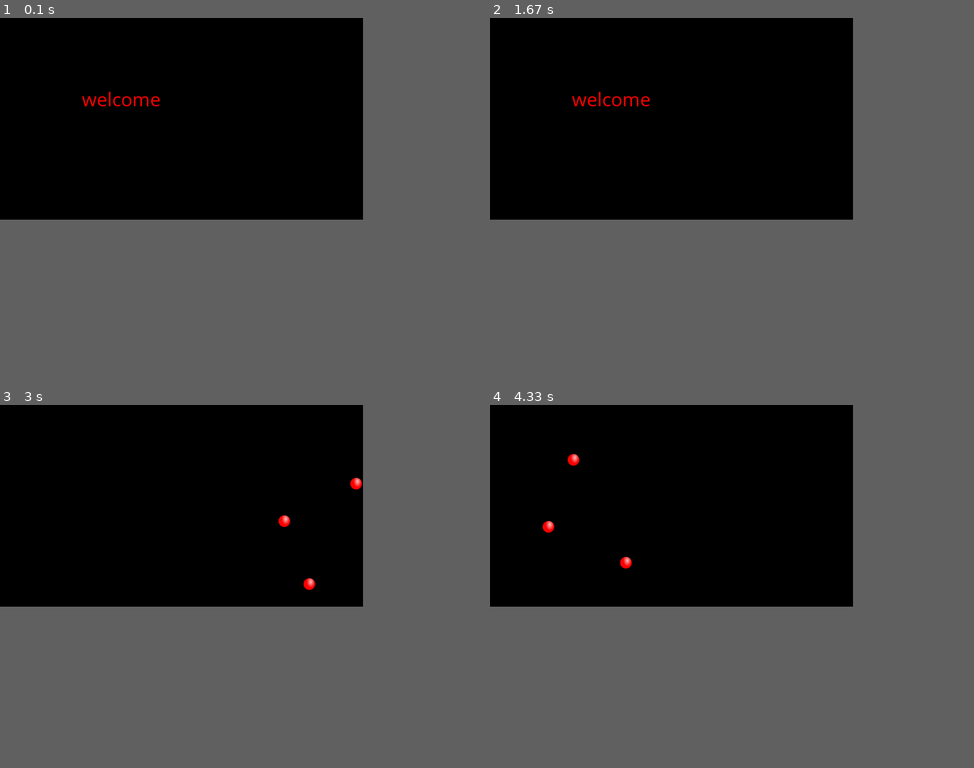
Above: before the commit, frames 1-4 (two rows, left to right).
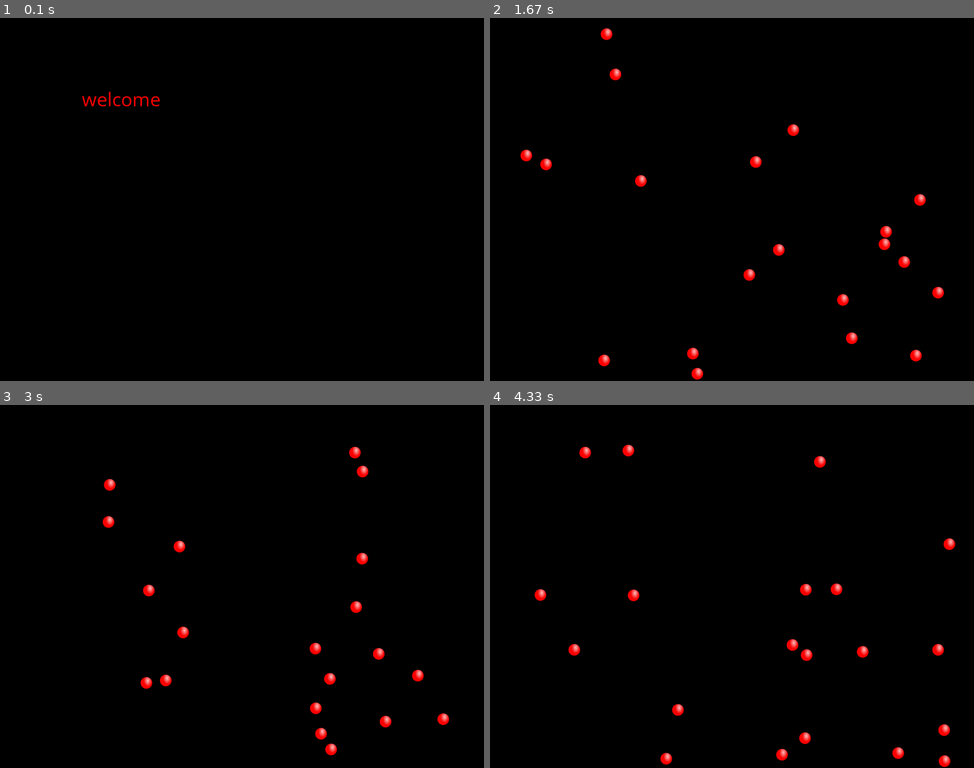
Above: after the commit, the same moments.

Repository: Nicholas-Mooney/pynotes
Game: pygame game, started from pong/balls.py
Two runs of this game, one before a commit and one after it. Both use one fixed random seed, a clock stepped at 60 frames per second and the inputs below.
Inputs:
- Up to frame 1 (0.1 s): no input
- Up to frame 2 (1.67 s): no input
- Up to frame 3 (3 s): no input
- Up to frame 4 (4.33 s): no input
In our replay, the window is 675x375 before the commit and 900x675 after it. These sizes can differ from the game's own. Grey fills any space a smaller window leaves; there, only what the larger window draws over its background counts as a difference.

The runs differ from the first frame. In frame 1, only the window size differs. In frame 2, 1.5% of the frame differs, in the area x 6-94%, y 2-100%; in frame 3, 1.5%; in frame 4, 1.5%.

Commit message:
Add files via upload

Diff:
--- a/pong/ball_class.py
+++ b/pong/ball_class.py
@@ -1,5 +1,7 @@
 import pygame, os
+import copy
 
+from random import randint
 from constants import SCREEN_HEIGHT, SCREEN_WIDTH
 
 class Ball(pygame.sprite.Sprite):
@@ -9,14 +11,45 @@
         self.image = pygame.image.load(os.path.join('','ball.png'))
         self.rect = self.image.get_rect()
         self.rect.center = position
-        self.velocity = [7,7]
+        self.new_velocity = [randint(1,5),randint(1,5)]
+        self.old_velocity = [2,2]
+        self.mass = randint(1,5)
+        self.ballID = "id:" + str(randint(1,50))
 
-    def update(self):
+    def update(self, ball_list):
+        #BALLS
+        self.collide(ball_list)
+        #WALLS
         if self.rect.left < 0 or self.rect.right > SCREEN_WIDTH:
-            self.velocity[0] *= -1
+            self.new_velocity[0] *= -1
         if self.rect.top < 0 or self.rect.bottom > SCREEN_HEIGHT:
-            self.velocity[1] *= -1
-        self.rect.move_ip(self.velocity)
+            self.new_velocity[1] *= -1
+    def moveNow(self):
+        self.rect.move_ip(self.new_velocity)
+
+    def collide(self,ball_list):
+        self.old_velocity = copy.deepcopy(self.new_velocity)
+        for ball in ball_list:
+            if ball is not self:
+                if self.rect.colliderect(ball.rect):
+                    self.compute_collision(ball)
+    def compute_collision(self,other_ball):
+        print("collide" + self.ballID)
+        print(other_ball.old_velocity)
+        print(self.old_velocity)
+        new_y = ((self.old_velocity[1] * (self.mass - other_ball.mass)) + \
+                (2 * other_ball.mass * other_ball.old_velocity[1])) // \
+                (self.mass + other_ball.mass)
+        new_x = ((self.old_velocity[0] * (self.mass - other_ball.mass)) + \
+                (2 * other_ball.mass * other_ball.old_velocity[0])) // \
+                (self.mass + other_ball.mass)
+        max = 12
+        if(new_x > max):
+            new_x = max
+        if(new_y > max):
+            new_y = max
+        self.new_velocity = [new_x,new_y]
+        print(self.new_velocity)
 '''
 class Ball(pygame.sprite.Sprite):
     def __init__(self, target_surface, position, mass = 3):
--- a/pong/balls.py
+++ b/pong/balls.py
@@ -26,11 +26,11 @@
     #addBalls
     ball_list = pygame.sprite.RenderPlain()
     for loop_control in range(0, DEFAULT_BALL_NUM):
-        ball_list.add(Ball(main_surface,(randint(0+20, SCREEN_WIDTH-20), randint(0+20, SCREEN_HEIGHT-20)) ))
+        ball_list.add(Ball(main_surface,(randint(0+50, SCREEN_WIDTH-50), randint(0+50, SCREEN_HEIGHT-50)) ))
 
     #welcome text
     display_text(main_surface, "welcome", 50,RED,300,200)
-    pygame.time.wait(2000)
+    pygame.time.wait(200)
 
     step = 1
     while True:
@@ -38,16 +38,22 @@
             if(event.type == pygame.QUIT):
                 return
         main_surface.fill(BLACK)
-        ball_list.update()
+        print("ROUND===========================================================================================")
+        for ball in ball_list:
+            ball.moveNow()
+
+        ball_list.update(ball_list)
+
         ball_list.draw(main_surface)
+
+        #update old velocity
+        #flag for collision
+        #compute new velocity
+        #move
+
 
         pygame.display.flip()
         main_clock.tick(60)
 
 if(__name__ == "__main__"):
     main()
-
-#update old velocity
-#flag for collision
-#compute new velocity
-#move
--- a/pong/constants.py
+++ b/pong/constants.py
@@ -1,9 +1,9 @@
-SCREEN_WIDTH = 900
-SCREEN_HEIGHT = 500
+SCREEN_WIDTH = 1200
+SCREEN_HEIGHT = 900
 
 DEFAULT_FONT = "Arial"
 DEFAULT_BALL_POS = (100,100)
-DEFAULT_BALL_NUM = 3
+DEFAULT_BALL_NUM = 20
 
 WHITE = (255,255,255)
 BLACK = (0,0,0)
